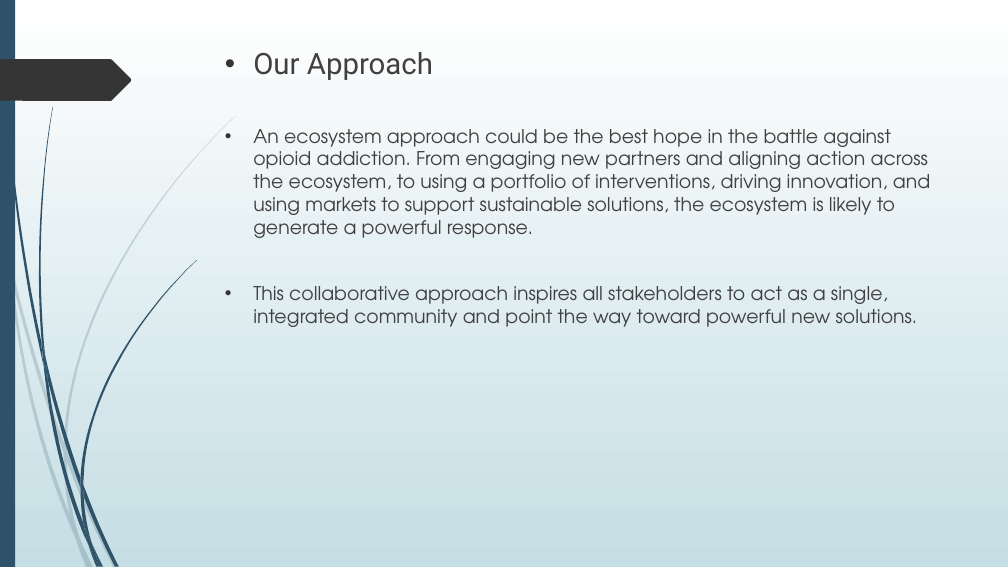
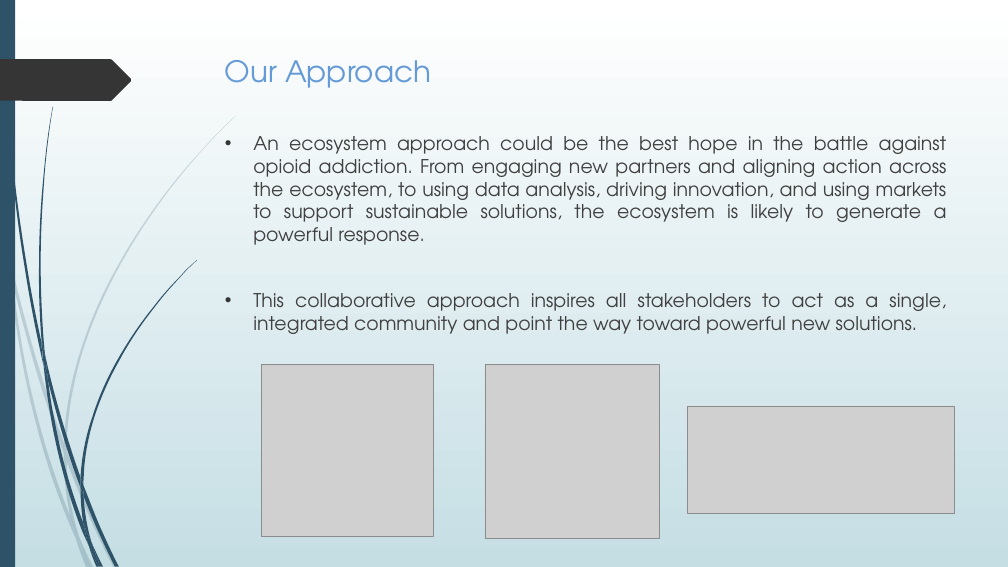
Before and after one commit to shrican/ecosystem-approach-to-opioid-crisis, a slide deck: slide 13 of Ecosystem approach to Opioid Crisis.pptx (slide 10 before the commit). Drawn at 1008x567 pixels with LibreOffice and Linux fonts; fonts in the diff are those of the drawing; grey boxes stand for pictures. Boxes give left, top, right and bottom in pixels: in the first picture for what was removed or moved away, otherwise in the second. Text is boxed around its words. In the diff, an @@ line names an element or a change of style, - is before the commit and + after.

```diff
--- a/Ecosystem approach to Opioid Crisis.pptx
+++ b/Ecosystem approach to Opioid Crisis.pptx
@@ text "Our Approach": place and size @@
-text "Our Approach" at [253,52,930,327]
+text "Our Approach" at [225,60,947,334]
@@ text at [225,60,946,334]: font Roboto to TeX Gyre Adventor, text colour #404040 to #649AD6 in "Our Approach"; bullet • to none; alignment left to justified @@
@@ text at [253,136,947,245]: text changed @@
-• An ecosystem approach could be the best hope in the battle against opioid addiction. From engaging new partners and aligning action across the ecosystem, to using a portfolio of interventions, driving innovation, and using markets to support sustainable solutions, the ecosystem is likely to generate a powerful response.
+• An ecosystem approach could be the best hope in the battle against opioid addiction. From engaging new partners and aligning action across the ecosystem, to using data analysis, driving innovation, and using markets to support sustainable solutions, the ecosystem is likely to generate a powerful response.
@@ picture added at [262,364,434,537] @@
@@ picture added at [485,364,659,538] @@
@@ picture added at [687,406,954,514] @@
```
Also in this commit, not shown: 3 other slides changed, 11 slides added, 5 slides removed, 4 other files.
